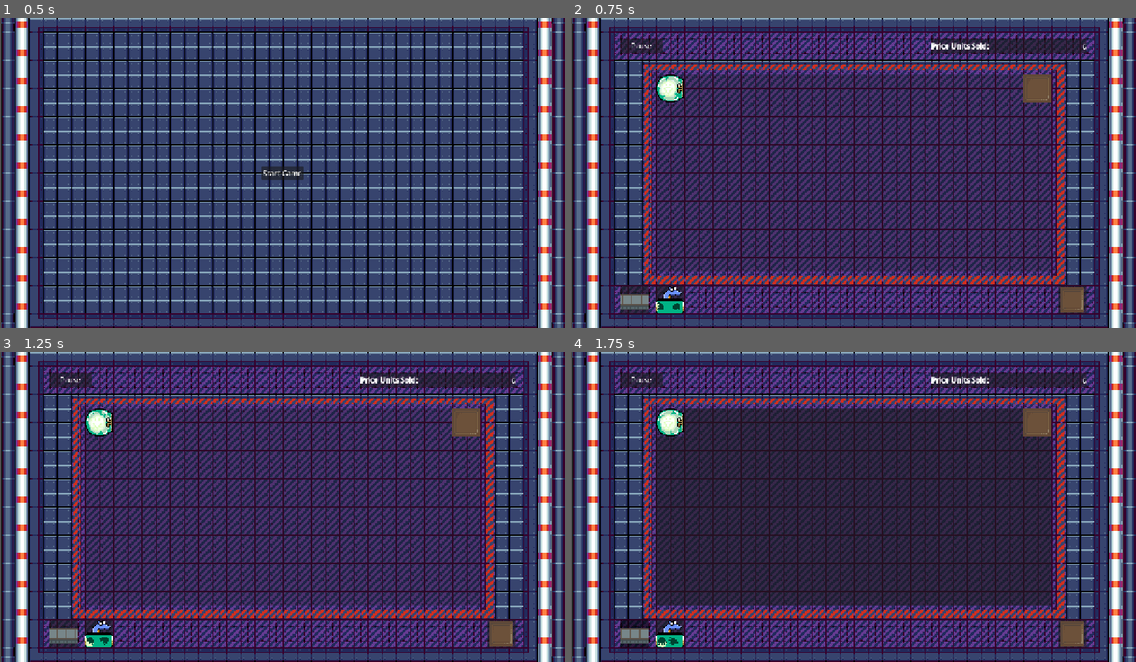
Above: before the commit, frames 1-4 (two rows, left to right).
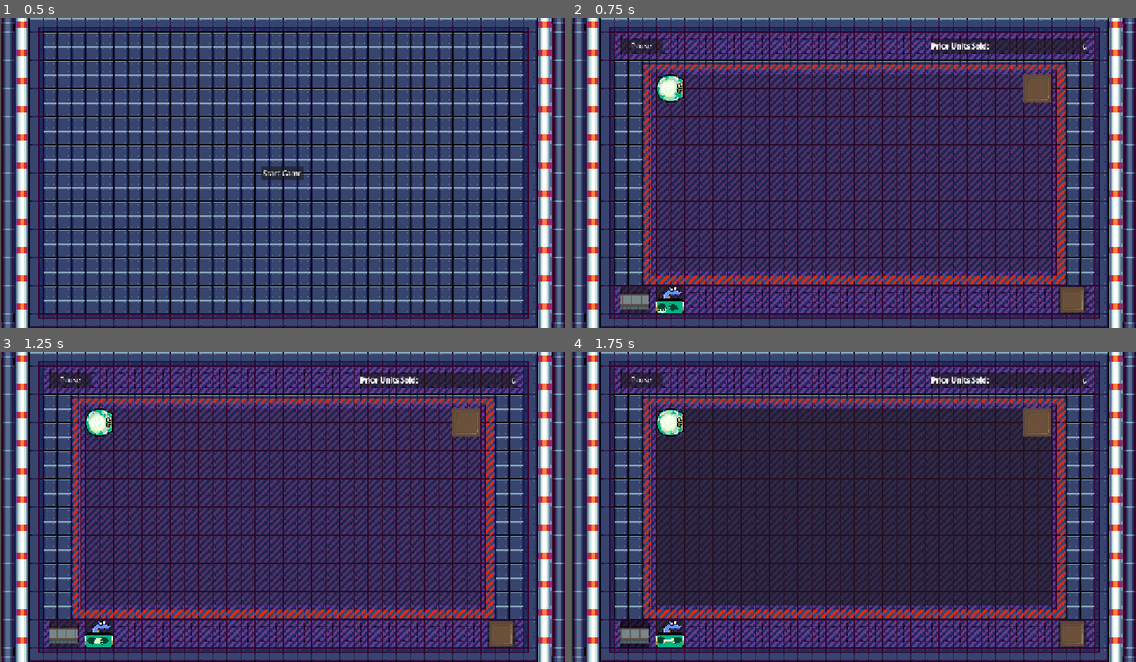
Above: after the commit, the same moments.

Repository: SemaLuna/everybodys-got-a-price
Game: Godot game, scene res://main.tscn
The game is run twice, just before and just after one commit, with the same random seed, the same clock (stepped at 60 frames per second) and the same inputs.
Inputs (mouse positions are in pixels of both pictures, inside the frame that each line leads up to):
- Up to frame 1 (0.5 s): no input
- Up to frame 2 (0.75 s): click "Start Game" at 0.5 s
- Up to frame 3 (1.25 s): no input
- Up to frame 4 (1.75 s): click (633, 634) at 1.25 s

Frame 1 is identical in both runs. In frame 2, less than 0.1% of the frame differs, in the area x 15-20%, y 91-96%; in frame 3, less than 0.1%; in frame 4, less than 0.1%.

Commit message:
machine button

Diff:
--- a/ui/hud.gd
+++ b/ui/hud.gd
@@ -5,7 +5,7 @@
 
 @export var conveyor_scene : PackedScene
 @export var stretch_machine_scene : PackedScene
-@onready var buttons = [$ConveyorButton, $TrashButton]
+@onready var buttons = [$ConveyorButton, $TrashButton, $StretchMachineButton]
 var is_building = false
 
 func _on_pause_button_pressed() -> void:
--- a/ui/hud.tscn
+++ b/ui/hud.tscn
@@ -4,7 +4,7 @@
 [ext_resource type="PackedScene" uid="uid://bhq5pm2dft4l3" path="res://ui/hud/score_banner.tscn" id="2_276te"]
 [ext_resource type="PackedScene" uid="uid://bvqw8ewota4c6" path="res://ui/planning_phase/stretch_machine.tscn" id="3_srpbi"]
 [ext_resource type="PackedScene" uid="uid://26y05ms0sofe" path="res://ui/planning_phase/conveyor.tscn" id="4_1v5rv"]
-[ext_resource type="Texture2D" uid="uid://88dad6iwyttb" path="res://assets/Free Industrial Zone Tileset/1 Tiles/atlas.png" id="4_7ihmi"]
+[ext_resource type="Texture2D" uid="uid://88dad6iwyttb" path="res://assets/free-industrial-tileset/1-tiles/atlas.png" id="4_7ihmi"]
 [ext_resource type="PackedScene" uid="uid://s4uewsnnvfcm" path="res://ui/hud/conveyor_button.tscn" id="4_en2x2"]
 [ext_resource type="PackedScene" uid="uid://37py3jvht7of" path="res://ui/hud/trash_button.tscn" id="6_1v5rv"]
 [ext_resource type="PackedScene" uid="uid://c4mpxdgsntrus" path="res://ui/hud/stretch_machine_button.tscn" id="7_q43x7"]
--- a/ui/hud/stretch_machine_button.tscn
+++ b/ui/hud/stretch_machine_button.tscn
@@ -238,7 +238,7 @@
 }],
 "loop": 1,
 "name": &"default",
-"speed": 5.0
+"speed": 12.0
 }]
 
 [node name="StretchMachineButton" type="Button" unique_id=239623468]
--- a/ui/planning_phase.gd
+++ b/ui/planning_phase.gd
@@ -21,7 +21,7 @@
 func populate_grid() -> void:
 	var container = $GridContainer
 	container.columns = MAX_COLUMNS
-	if not grid_cell || not producer || not trash: pass
+	if not grid_cell || not producer || not trash: return
 
 	for i in range(MAX_COLUMNS*ROWS):
 		var new_cell : BaseButton = grid_cell.instantiate()
--- a/ui/planning_phase.tscn
+++ b/ui/planning_phase.tscn
@@ -4,7 +4,7 @@
 [ext_resource type="PackedScene" uid="uid://vdl48k7220cp" path="res://ui/planning_phase/producer.tscn" id="2_phd41"]
 [ext_resource type="PackedScene" uid="uid://bfmlsm3rk6363" path="res://ui/planning_phase/trash.tscn" id="3_2xhhf"]
 [ext_resource type="PackedScene" uid="uid://5ds8r0upd1id" path="res://grid_cell.tscn" id="4_phd41"]
-[ext_resource type="Texture2D" uid="uid://88dad6iwyttb" path="res://assets/Free Industrial Zone Tileset/1 Tiles/atlas.png" id="5_r32hj"]
+[ext_resource type="Texture2D" uid="uid://88dad6iwyttb" path="res://assets/free-industrial-tileset/1-tiles/atlas.png" id="5_r32hj"]
 
 [sub_resource type="TileSetAtlasSource" id="TileSetAtlasSource_06t25"]
 texture = ExtResource("5_r32hj")
--- a/ui/planning_phase/conveyor.tscn
+++ b/ui/planning_phase/conveyor.tscn
@@ -67,7 +67,7 @@
 shape = SubResource("RectangleShape2D_dfegk")
 metadata/_edit_group_ = true
 
-[node name="AnimatedSprite2D" type="AnimatedSprite2D" parent="." unique_id=867960614]
+[node name="AnimatedSprite2D" type="AnimatedSprite2D" parent="." unique_id=867960614 groups=["Animations"]]
 scale = Vector2(3, 3)
 sprite_frames = SubResource("SpriteFrames_dfegk")
 autoplay = "default"
@@ -75,7 +75,7 @@
 
 [node name="Detector" parent="." unique_id=873267539 instance=ExtResource("3_k415x")]
 
-[node name="ItemHolder" parent="." unique_id=1173343974 instance=ExtResource("4_2cu08")]
+[node name="ItemHolder" parent="." unique_id=1173343974 groups=["Animations"] instance=ExtResource("4_2cu08")]
 metadata/_edit_group_ = true
 
 [connection signal="belt_detected" from="Detector" to="." method="_on_detector_belt_detected"]
--- a/ui/planning_phase/item_holder.gd
+++ b/ui/planning_phase/item_holder.gd
@@ -1,16 +1,13 @@
 extends Node2D
 
 var processing_item = false
+var game_paused = false
 @export var speed = 30
 signal item_ready
 
 ## Pause movement and wait for a signal to release item
 func hold_item():
 	processing_item = false
-
-	# Below is to handle receiving input from machines
-	var item = get_child(0) if get_children().size() > 0 else null
-	if (item != null): item.show()
 	item_ready.emit()
 
 ## Get item from the previous conveyor belt and move it across this coveyor belt
@@ -26,15 +23,21 @@
 
 func _physics_process(delta):
 	## No items on the conveyor or an item is at the end of the conveyor waiting to be offloaded
-	if not processing_item or get_child_count() == 0:
+	if not processing_item or get_child_count() == 0 or game_paused:
 		return
 	handle_item(delta)
 
-# Overridden in files that extend this one
 func handle_item(delta):
 	var item = get_child(0) as Node2D
-	## Moves items to the edge of conveyor belt
+	## Moves items from it's current position (middle of previous parent) towards the middle of the current parent
 	item.global_position = item.global_position.move_toward(get_parent().global_position, speed * delta)
 	## If at the edge of the conveyor belt pauses movement
 	if item.global_position == get_parent().global_position:
 		hold_item()
+		item.show() # If receiving from a machine, this is necessary - NOOP otherwise
+
+func play():
+	game_paused = false
+
+func pause():
+	game_paused = true
--- a/ui/planning_phase/machine.gd
+++ b/ui/planning_phase/machine.gd
@@ -1,17 +1,27 @@
 extends "res://ui/planning_phase/item_holder.gd"
 
-var number_of_frames = 33
-@export var processing_time: float = number_of_frames / 5.0
+# References
+# var number_of_frames = 33
+# var frames_per_second = 5
+var move_vector: Vector2 = Vector2(64.0, 0.0) # Move fully across the machine
 
 # Overridden from parent
 func receive_item(item: Node2D):
 	super(item)
+	var animation = get_parent().find_child('Animation') as AnimatedSprite2D
+	animation.play('processing')
 	item.hide()
 
 # Overridden from parent
-func handle_item(_unused):
-	var animation = self.get_parent().find_child('Animation') as AnimatedSprite2D
-	animation.play('processing')
-	await get_tree().create_timer(processing_time).timeout
-	animation.stop()
+func offload_item():
+	var item = get_child(0)
+	return item
+
+# Overridden parent behaviour
+func _physics_process(delta):
+	pass
+
+func _on_animation_animation_finished() -> void:
+	var item = get_child(0)
+	item.position = position + move_vector
 	hold_item()
--- a/ui/planning_phase/producer.tscn
+++ b/ui/planning_phase/producer.tscn
@@ -413,7 +413,7 @@
 frame_progress = 0.2332139
 flip_h = true
 
-[node name="ItemHolder" parent="." unique_id=1173343974 instance=ExtResource("4_ius02")]
+[node name="ItemHolder" parent="." unique_id=1173343974 groups=["Animations"] instance=ExtResource("4_ius02")]
 
 [connection signal="timeout" from="Timer" to="." method="_on_timer_timeout"]
 [connection signal="belt_detected" from="Detector" to="." method="_on_detector_belt_detected"]
--- a/ui/planning_phase/stretch_machine.tscn
+++ b/ui/planning_phase/stretch_machine.tscn
@@ -252,9 +252,9 @@
 "duration": 1.0,
 "texture": SubResource("AtlasTexture_0o60v")
 }],
-"loop": 1,
+"loop": 0,
 "name": &"processing",
-"speed": 5.0
+"speed": 12.0
 }]
 
 [node name="StretchMachine" type="Area2D" unique_id=1667239738]
@@ -276,8 +276,8 @@
 
 [node name="ItemHolder" parent="." unique_id=1173343974 groups=["Animations"] instance=ExtResource("4_cjhqo")]
 script = ExtResource("6_hmplx")
-processing_time = null
 metadata/_edit_group_ = true
 
+[connection signal="animation_finished" from="Animation" to="ItemHolder" method="_on_animation_animation_finished"]
 [connection signal="belt_detected" from="Detector" to="." method="_on_detector_belt_detected"]
 [connection signal="item_ready" from="ItemHolder" to="." method="_on_item_holder_item_ready"]
--- a/ui/planning_phase/trash.tscn
+++ b/ui/planning_phase/trash.tscn
@@ -17,6 +17,6 @@
 scale = Vector2(1.4, 1.4)
 texture = ExtResource("1_bnwpc")
 
-[node name="ItemHolder" parent="." unique_id=1173343974 instance=ExtResource("3_dltdn")]
+[node name="ItemHolder" parent="." unique_id=1173343974 groups=["Animations"] instance=ExtResource("3_dltdn")]
 
 [connection signal="item_ready" from="ItemHolder" to="." method="_on_item_holder_item_ready"]
